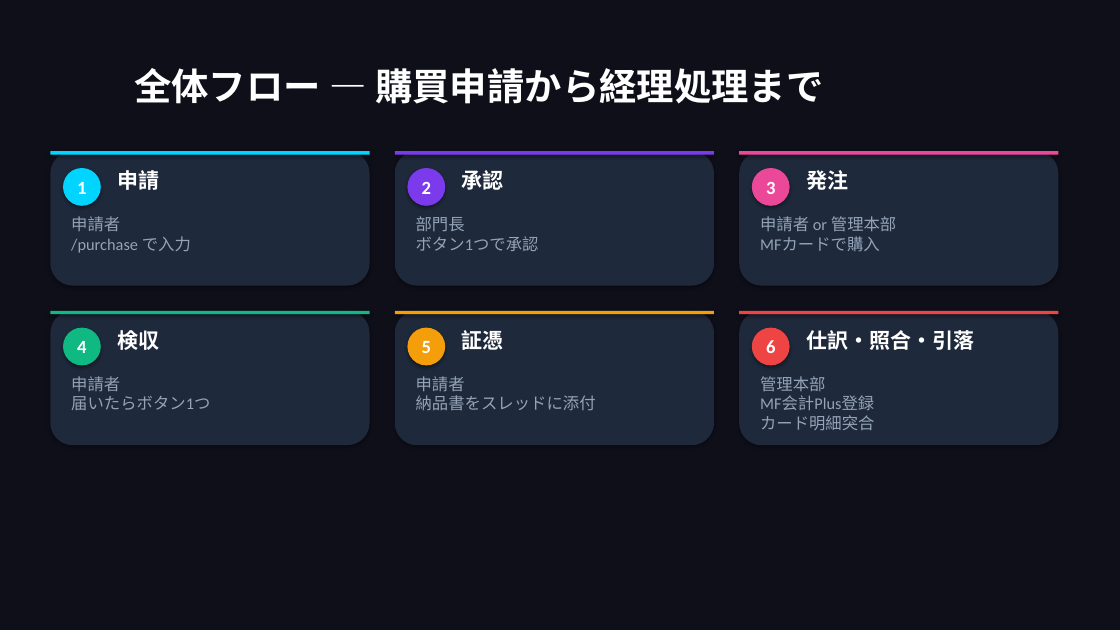
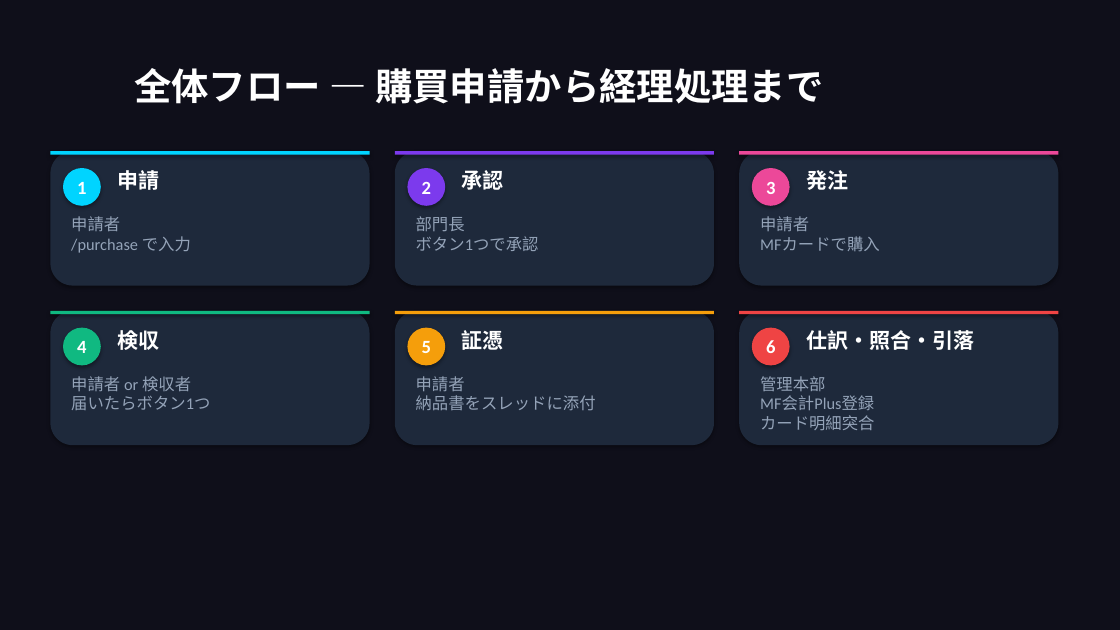
Before and after one commit to takeshiizawa123/next-procurement-poc, a slide deck: slide 5 of docs/user-manual.pptx (slide 4 before the commit). Drawn at 1120x630 pixels with LibreOffice and Linux fonts; fonts in the diff are those of the drawing. Boxes give left, top, right and bottom in pixels: in the first picture for what was removed or moved away, otherwise in the second. Text is boxed around its words. In the diff, an @@ line names an element or a change of style, - is before the commit and + after.

```diff
--- a/docs/user-manual.pptx
+++ b/docs/user-manual.pptx
@@ text at [760,216,880,251]: text changed @@
-申請者 or 管理本部
-MFカードで購入
+申請者
+MFカードで購入
@@ text at [71,376,210,410]: text changed @@
-申請者
-届いたらボタン1つ
+申請者 or 検収者
+届いたらボタン1つ
```
Also in this commit, not shown: 1 other slide changed, 1 slide added, 1 other file.
